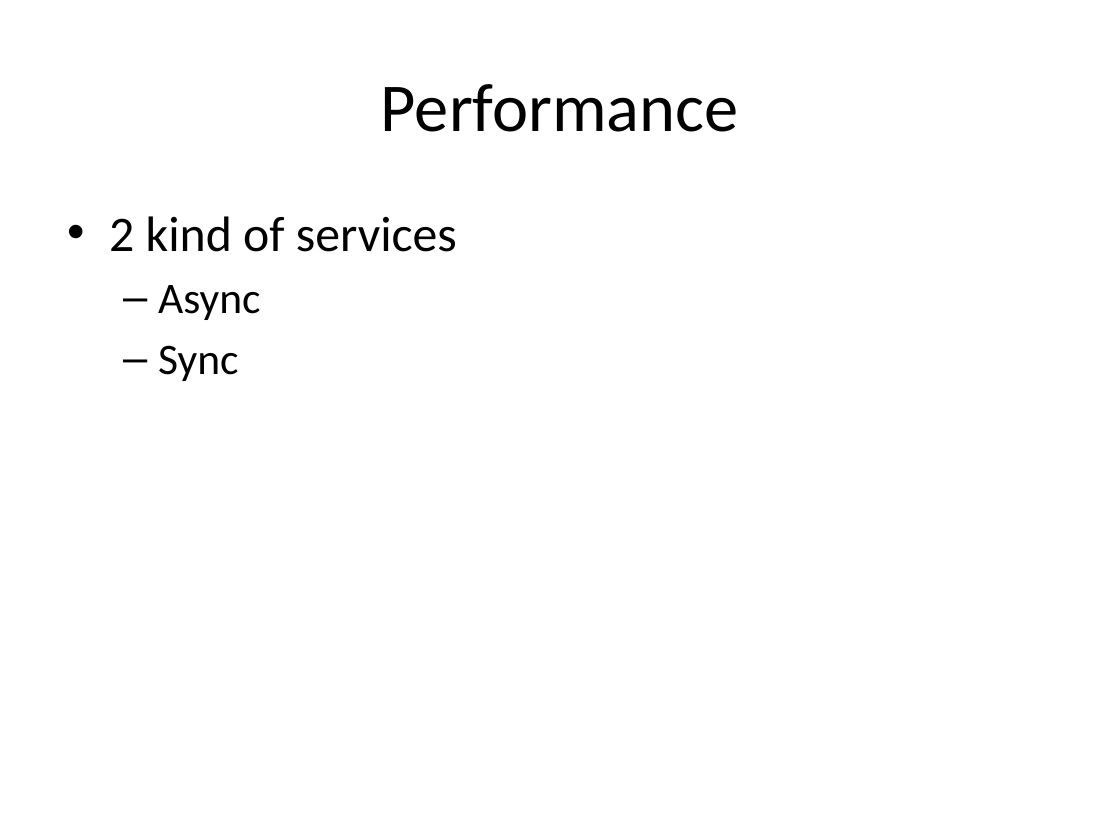
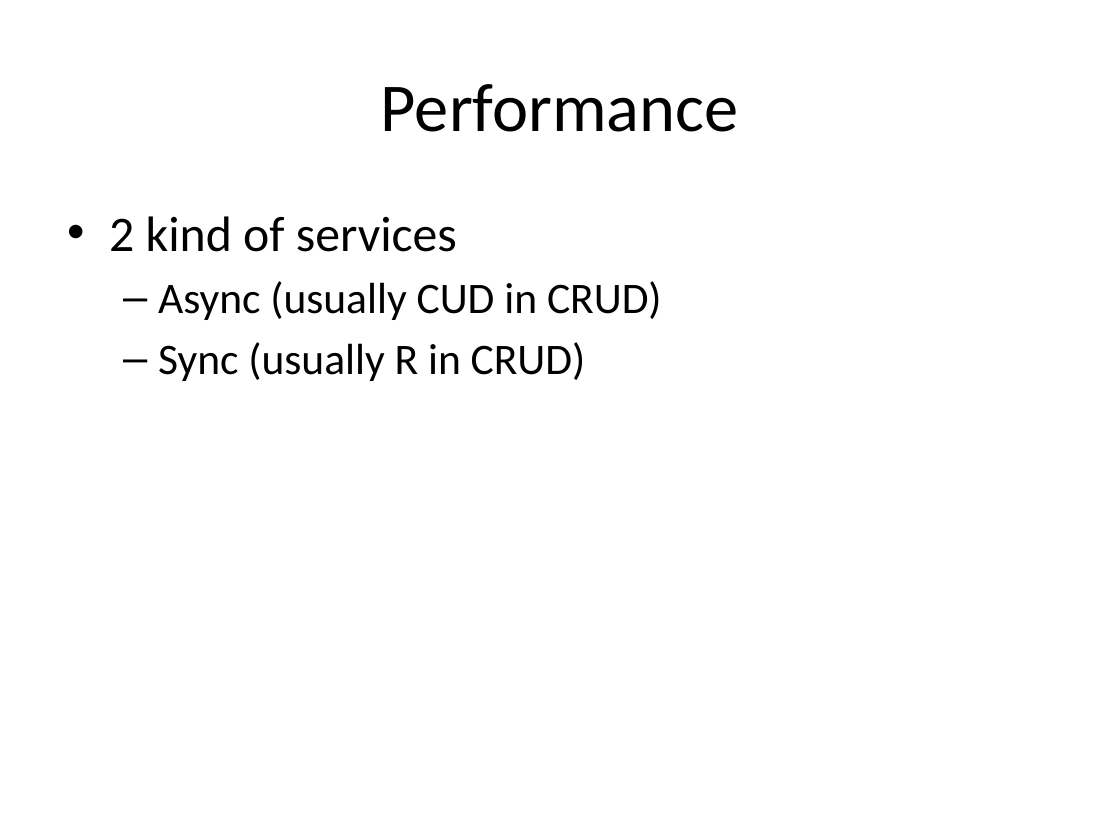
Before and after one commit to vitali-kviatkouski/personal, a slide deck: slide 15 of Microservices.pptx (slide 10 before the commit). Drawn at 1120x840 pixels with LibreOffice and Linux fonts; fonts in the diff are those of the drawing. Boxes give left, top, right and bottom in pixels: in the first picture for what was removed or moved away, otherwise in the second. Text is boxed around its words. In the diff, an @@ line names an element or a change of style, - is before the commit and + after.

```diff
--- a/Microservices.pptx
+++ b/Microservices.pptx
@@ text at <box>158,281,662,381</box>: text changed @@
-  – Async
-  – Sync
+  – Async (usually CUD in CRUD)
+  – Sync (usually R in CRUD)
```
Also in this commit, not shown: 7 other slides changed, 6 slides added, 1 slide removed.
